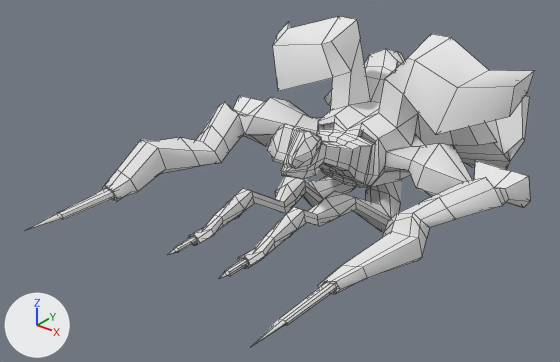
Renders of the OBJ model  final-spark/FinalSpark/assets/mantis.obj from each side of a commit.
The view is the same before and after, from a camera (50 mm lens) standing at (35.2, -47.5, 25.7) and looking at (-2.6, -0.2, -3.6). Every picture has the same lights, and +X, +Y and +Z are marked at lower left. Mesh edges are drawn as thin lines. Where no turn or scale is listed for an object, it has been applied to the vertices.

Before the edit, the objects in view are built like this:
```python
me_mantis = bpy.data.meshes.new('mantis')
me_mantis.from_pydata(...)  # 960 vertices, 958 faces; spans x -15.9..15.9, y -20.1..27.5, z -9.2..7.8
me_mantis.materials.append(mat_initialshadinggroup)  # white #e7e7e7
ob_mantis = bpy.data.objects.new('mantis', me_mantis)
ob_mantis.location = (0.0, 0.0, 0.0)
```
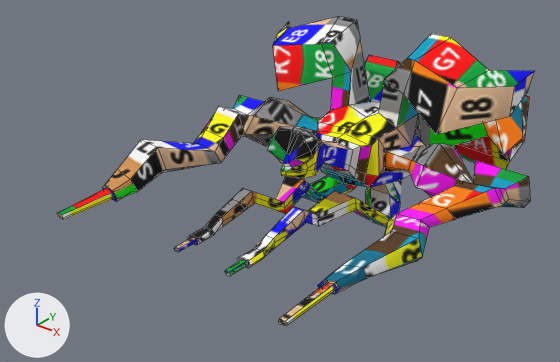
Edits to the bpy script that builds the scene:
```text
Add img_uvtexture512_png:
    img_uvtexture512_png = load_image('uvtexture512.png', '../res/drawable-hdpi/uvtexture512.png', 512, 512, 'sRGB')
Add mat_lambert2sg:
    mat_lambert2sg = principled_material('lambert2SG')
    mat_lambert2sg.texture = img_uvtexture512_png
    mat_lambert2sg.roughness = 1.0
Change me_mantis:
    used by ob_mantis; location = (0.0, 0.0, 0.0)
    remove me_mantis.from_pydata(...)  # 960 vertices, 958 faces; spans x -15.9..15.9, y -20.1..27.5, z -9.2..7.8
    add me_mantis.from_pydata(...)  # 584 vertices, 580 faces; spans x -15.9..15.9, y -17.0..27.5, z -8.6..7.8
    me_mantis part 1: 2 vertices moved from x -15.3..-11.2, y 9.1..9.2, z -3.1 to x -15.3..-11.2, y 9.1..9.2, z -3.5..-3.4; 378 vertices removed from x -15.0..15.0, y -20.1..27.5, z -9.2..6.7; 2 vertices added at x -15.0..15.0, y 9.1, z -1.6
    me_mantis part 2: 344 faces spanning x -15.9..15.9, y -17.0..27.5, z -8.6..7.8 switch from mat_initialshadinggroup (white #e7e7e7) to mat_lambert2sg (picture img_uvtexture512_png)
```

Pixel boxes [x1, y1, x2, y2] of what changed, in the pictures (560 x 362 px):
'mantis', reshaped (6% narrower, 6% shorter)
    before: [25, 16, 535, 346]
    after: [57, 16, 535, 326]
part 1 of me_mantis, cut back
    before: [25, 49, 529, 346]
part 2 of me_mantis, recoloured
    both: [58, 16, 535, 325]
